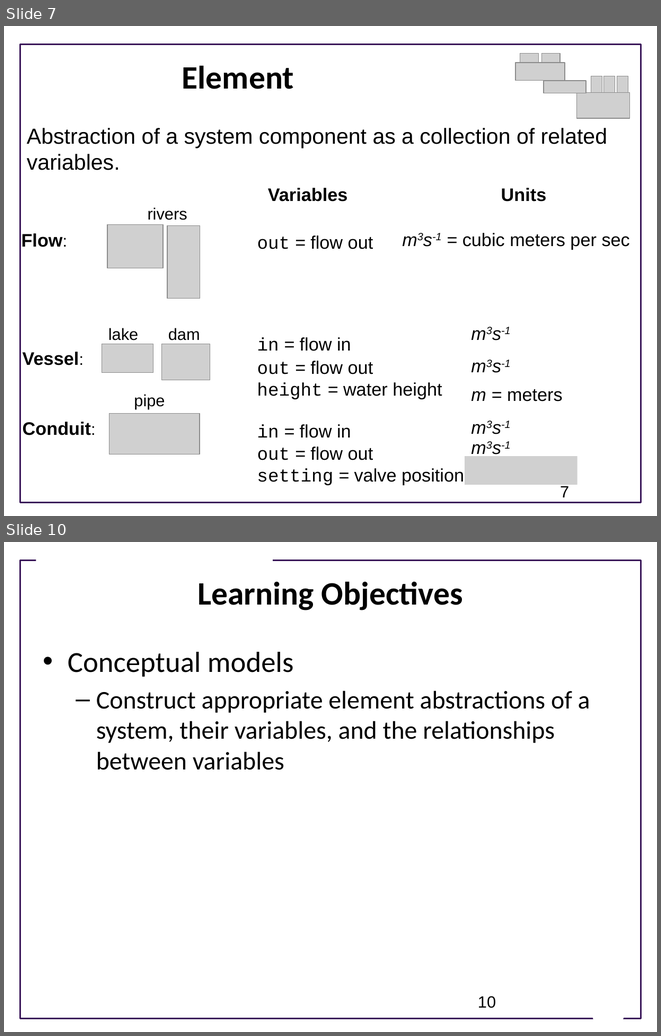
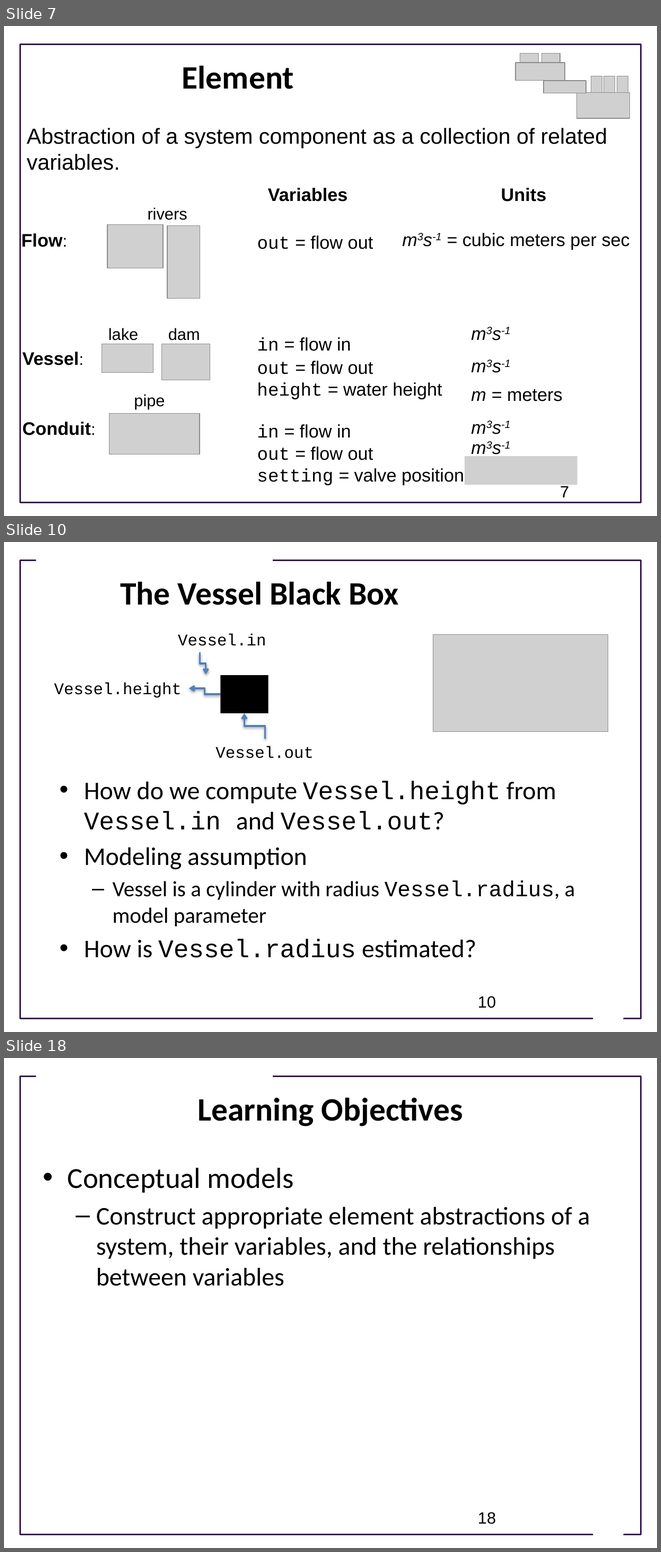
Before and after one commit to ModelEngineering/advancing-biomedical-models, a slide deck: Lectures/CSE 599V Lecture 2- Modeling Essentials.pptx. Shown one above the other, each under a label of ours: slides 7 and 10 before the commit, slides 7, 10 and 18 after it; the slides between them are not shown. The pictures are 661x1036 and 661x1552 pixels, drawn with LibreOffice and Linux fonts; fonts in the diff are those of the drawing; grey boxes stand for pictures; background and template pictures are left out. Boxes give left, top, right and bottom in pixels: in the first picture for what was removed or moved away, otherwise in the second. Text is boxed around its words. In the diff, an @@ line names an element or a change of style, - is before the commit and + after.

```diff
--- a/Lectures/CSE 599V Lecture 2- Modeling Essentials.pptx
+++ b/Lectures/CSE 599V Lecture 2- Modeling Essentials.pptx
@@ slide 10 added at bbox=[4, 542, 657, 1032], background #FFFFFF; not listed: 3 template elements that a slide beside it also shows @@
@@ title added at bbox=[121, 581, 399, 605], 36 pt, text #000000, bold @@
+The Vessel Black Box
@@ text added at bbox=[178, 634, 266, 646], 18 pt, text #000000 @@
+Vessel.in
@@ picture added at bbox=[433, 635, 608, 732] @@
@@ elbow arrow added from (200, 652) to (206, 674), #4F81BD 2 pt @@
@@ text added at bbox=[54, 682, 182, 698], 18 pt, text #000000 @@
+Vessel.height
@@ rectangle added at bbox=[220, 675, 268, 713], fill #000000 @@
@@ elbow arrow added from (220, 694) to (189, 688), #4F81BD 2 pt @@
@@ elbow arrow added from (265, 739) to (244, 713), #4F81BD 2 pt @@
@@ text added at bbox=[215, 746, 314, 758], 18 pt, text #000000 @@
+Vessel.out
@@ text added at bbox=[84, 780, 575, 958], 28 pt, text #000000 @@
+• How do we compute Vessel.height from Vessel.in and Vessel.out?
+• Modeling assumption
+  – Vessel is a cylinder with radius Vessel.radius, a model parameter
+• How is Vessel.radius estimated?
@@ page number added at bbox=[478, 996, 496, 1008], 18 pt, text #000000 @@
+10
@@ what was slide 10 is now slide 18 @@
@@ page number at bbox=[478, 1512, 496, 1524]: text changed @@
-10
+18
```
Also in this commit, not shown: 4 slides changed, 7 other slides added.
